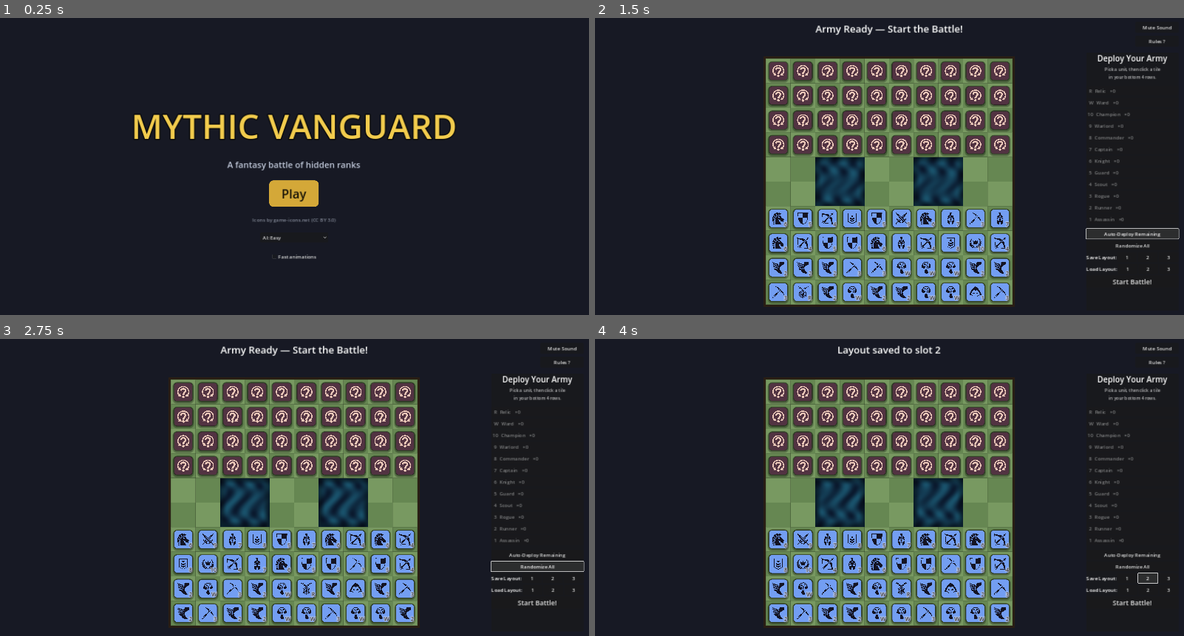
Above: before the commit, frames 1-4 (two rows, left to right).
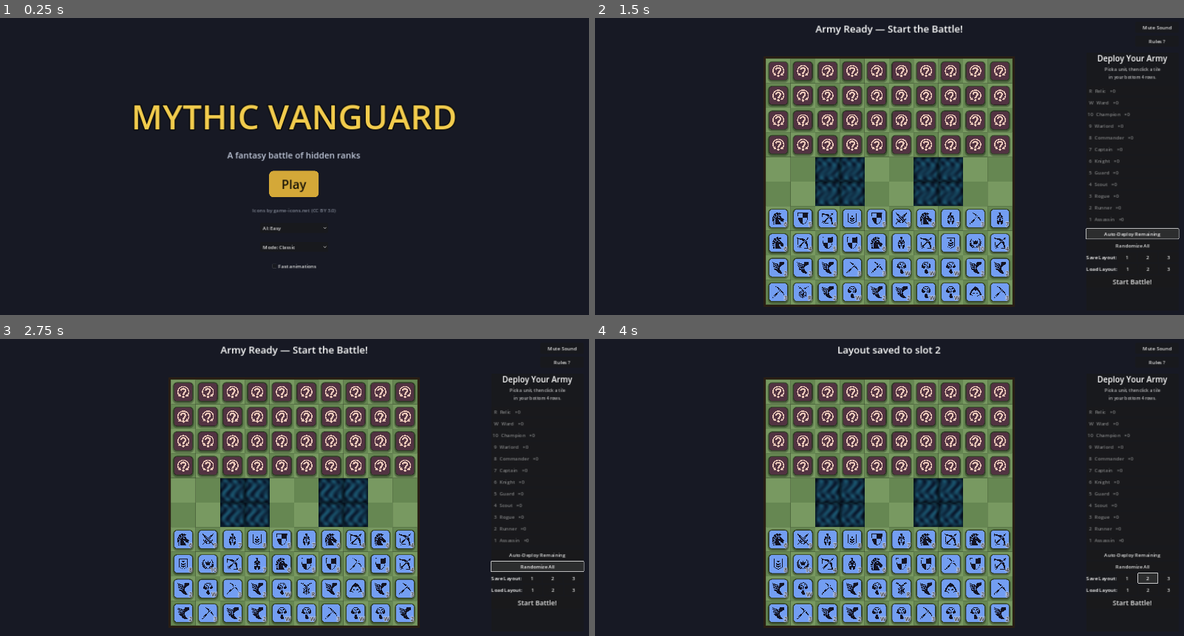
Above: after the commit, the same moments.

Repository: NCSTATEPACK16/MythicVanguard
Game: Godot game, scene res://title.tscn
Two runs of this game, one before a commit and one after it. Both use one fixed random seed, a clock stepped at 60 frames per second and the inputs below.
Inputs:
- Up to frame 1 (0.25 s): no input
- Up to frame 2 (1.5 s): click "Play" at 0.5 s; click "Auto-Deploy Remaining" at 1.25 s
- Up to frame 3 (2.75 s): click "Randomize All" at 2 s
- Up to frame 4 (4 s): click "1" at 2.75 s; click "2" at 3.5 s

The runs differ from the first frame. In frame 1, 4.5% of the frame differs, in the area x 22-78%, y 29-85%; in frame 2, 0.7%; in frame 3, 0.9%; in frame 4, 0.9%.

Commit message:
feat: Blitz mode via parameterized MatchConfig (G2.2)
Board size, deploy rows, chasm layout, roster, and the two-square
rule are no longer constants: main.gd reads a MatchConfig from
GameManager.get_match_config() at startup. Classic (10x10, 40 pieces)
is the default; Blitz is an 8x8, 21-piece, single-center-chasm, no-
two-square-rule variant selectable on the title screen.

- BOARD_SIZE is now a var; deploy ranges use deploy_start_row; the
  roster drives tray/forces/auto-deploy/layout validation.
- Chasm overlays render one shimmer tile per chasm cell (any layout).
- Debug flag --blitz for headless verification.

Classic rulestest still green (30 assertions); a full Blitz aitest
game runs clean end to end.

Co-Authored-By: Claude Opus 4.8 <noreply@anthropic.com>

Diff:
--- a/game_manager.gd
+++ b/game_manager.gd
@@ -37,6 +37,7 @@
 	cfg.set_value("options", "ai_difficulty", ai_difficulty)
 	cfg.set_value("options", "fast_anim", fast_anim)
 	cfg.set_value("options", "muted", muted)
+	cfg.set_value("options", "match_mode", match_mode)
 	cfg.save(SETTINGS_PATH)
 
 func _load_settings():
@@ -45,6 +46,7 @@
 		ai_difficulty = cfg.get_value("options", "ai_difficulty", "easy")
 		fast_anim = cfg.get_value("options", "fast_anim", false)
 		muted = cfg.get_value("options", "muted", false)
+		match_mode = cfg.get_value("options", "match_mode", "classic")
 
 func _ready():
 	_load_settings()
@@ -124,6 +126,50 @@
 	"Assassin": 1
 }
 
+# Reduced roster for the faster Blitz variant (8x8 board, 3 deploy rows).
+const BLITZ_PIECES = {
+	"Relic": 1,
+	"Ward": 3,
+	"Champion": 1,
+	"Warlord": 1,
+	"Commander": 1,
+	"Captain": 1,
+	"Knight": 2,
+	"Guard": 2,
+	"Scout": 2,
+	"Rogue": 2,
+	"Runner": 4,
+	"Assassin": 1
+}
+
+# Which match variant to set up. Persisted with the other options.
+var match_mode: String = "classic"
+
+# Full board/roster/rules description for a match. main.gd reads this at
+# startup instead of the old board-size and roster constants, so variants
+# (Classic, Blitz, and later puzzles) are just different configs.
+func get_match_config() -> Dictionary:
+	if match_mode == "blitz":
+		return {
+			"board_size": 8,
+			"deploy_rows": 3,
+			"pieces": BLITZ_PIECES.duplicate(),
+			"chasms": [Vector2i(3, 3), Vector2i(4, 3), Vector2i(3, 4), Vector2i(4, 4)],
+			"two_square_rule": false,
+		}
+	# Classic (default)
+	var chasms = []
+	for cx in [2, 3, 6, 7]:
+		for cy in [4, 5]:
+			chasms.append(Vector2i(cx, cy))
+	return {
+		"board_size": 10,
+		"deploy_rows": 4,
+		"pieces": REQUIRED_PIECES.duplicate(),
+		"chasms": chasms,
+		"two_square_rule": true,
+	}
+
 const PIECE_ICONS = {
 	"Champion": preload("res://assets/pieces/champion.svg"),
 	"Warlord": preload("res://assets/pieces/warlord.svg"),
--- a/main.gd
+++ b/main.gd
@@ -1,7 +1,14 @@
 extends Node2D
 
 const TILE_SIZE = 80
-const BOARD_SIZE = 10
+# Board size and roster are set from the active MatchConfig in _ready, so the
+# same scene runs Classic (10x10) or Blitz (8x8). Defaults match Classic.
+var BOARD_SIZE: int = 10
+var roster: Dictionary = {}
+var chasm_cells: Array = []
+var deploy_rows: int = 4
+var deploy_start_row: int = 6  # first player-deploy row = BOARD_SIZE - deploy_rows
+var two_square_rule: bool = true
 
 var grid = []
 
@@ -49,6 +56,9 @@
 var _pulse_time: float = 0.0
 
 func _ready():
+	if "--blitz" in OS.get_cmdline_user_args():
+		GameManager.match_mode = "blitz"
+	_apply_match_config()
 	_initialize_grid()
 	_center_camera()
 	_build_chasm_overlays()
@@ -59,7 +69,7 @@
 	_build_rules_overlay()
 	_build_attack_confirm()
 	captured_counts = {GameManager.Team.PLAYER: {}, GameManager.Team.ENEMY: {}}
-	pool_counts = GameManager.REQUIRED_PIECES.duplicate()
+	pool_counts = roster.duplicate()
 	_refresh_tray()
 	_generate_ai_setup()
 	current_turn_label.text = "Deploy Your Army"
@@ -122,13 +132,22 @@
 			await get_tree().process_frame
 		print("[aitest] ai moved: %s -> %s" % [last_move_from, last_move_to])
 
+func _apply_match_config():
+	var cfg = GameManager.get_match_config()
+	BOARD_SIZE = cfg["board_size"]
+	roster = cfg["pieces"]
+	chasm_cells = cfg["chasms"]
+	deploy_rows = cfg["deploy_rows"]
+	deploy_start_row = BOARD_SIZE - deploy_rows
+	two_square_rule = cfg["two_square_rule"]
+
 func _initialize_grid():
 	grid.resize(BOARD_SIZE)
 	for x in range(BOARD_SIZE):
 		grid[x] = []
 		grid[x].resize(BOARD_SIZE)
 		for y in range(BOARD_SIZE):
-			if (x == 2 or x == 3 or x == 6 or x == 7) and (y == 4 or y == 5):
+			if Vector2i(x, y) in chasm_cells:
 				grid[x][y] = "CHASM"
 			else:
 				grid[x][y] = null
@@ -166,12 +185,13 @@
 
 func _build_chasm_overlays():
 	var shader = load("res://chasm.gdshader")
-	for origin in [Vector2(2, 4), Vector2(6, 4)]:
+	# One shimmer tile per chasm cell so any layout is covered.
+	for cell in chasm_cells:
 		var rect = ColorRect.new()
 		rect.material = ShaderMaterial.new()
 		rect.material.shader = shader
-		rect.position = origin * TILE_SIZE
-		rect.size = Vector2(2, 2) * TILE_SIZE
+		rect.position = Vector2(cell) * TILE_SIZE
+		rect.size = Vector2(TILE_SIZE, TILE_SIZE)
 		rect.mouse_filter = Control.MOUSE_FILTER_IGNORE
 		add_child(rect)
 
@@ -212,7 +232,7 @@
 	vbox.add_child(HSeparator.new())
 
 	var group = ButtonGroup.new()
-	for type in GameManager.REQUIRED_PIECES.keys():
+	for type in roster.keys():
 		var btn = Button.new()
 		btn.toggle_mode = true
 		btn.button_group = group
@@ -326,7 +346,7 @@
 	forces_title.add_theme_font_size_override("font_size", 20)
 	vbox.add_child(forces_title)
 
-	for type in GameManager.REQUIRED_PIECES.keys():
+	for type in roster.keys():
 		var row = Label.new()
 		row.add_theme_font_size_override("font_size", 16)
 		vbox.add_child(row)
@@ -363,7 +383,7 @@
 
 func _refresh_forces():
 	for type in forces_labels.keys():
-		var total = GameManager.REQUIRED_PIECES[type]
+		var total = roster[type]
 		var mine = total - captured_counts[GameManager.Team.PLAYER].get(type, 0)
 		var foes = total - captured_counts[GameManager.Team.ENEMY].get(type, 0)
 		forces_labels[type].text = "%2s %-10s %d / %d" % [_rank_display(type), type, mine, foes]
@@ -641,7 +661,7 @@
 	# During setup, show the player's deployable zone
 	if GameManager.current_state == GameManager.GameState.SETUP:
 		for x in range(BOARD_SIZE):
-			for y in range(6, BOARD_SIZE):
+			for y in range(deploy_start_row, BOARD_SIZE):
 				if _piece_at(Vector2i(x, y)) == null:
 					var rect = Rect2(x * TILE_SIZE, y * TILE_SIZE, TILE_SIZE, TILE_SIZE)
 					draw_rect(rect, Color(0.35, 0.55, 0.95, 0.18))
@@ -712,10 +732,16 @@
 	_refresh_tray()
 	queue_redraw()
 
+func _roster_total() -> int:
+	var t = 0
+	for c in roster.values():
+		t += c
+	return t
+
 func _player_deploy_positions() -> Array:
 	var empty = []
 	for x in range(BOARD_SIZE):
-		for y in range(6, BOARD_SIZE):
+		for y in range(deploy_start_row, BOARD_SIZE):
 			if grid[x][y] == null:
 				empty.append(Vector2i(x, y))
 	return empty
@@ -726,7 +752,7 @@
 	var back = []
 	var front = []
 	for pos in empty:
-		if pos.y >= 8:
+		if pos.y >= BOARD_SIZE - 2:
 			back.append(pos)
 		else:
 			front.append(pos)
@@ -762,12 +788,12 @@
 
 func _on_randomize_pressed():
 	for x in range(BOARD_SIZE):
-		for y in range(6, BOARD_SIZE):
+		for y in range(deploy_start_row, BOARD_SIZE):
 			var piece = _piece_at(Vector2i(x, y))
 			if piece and piece.data.team == GameManager.Team.PLAYER:
 				grid[x][y] = null
 				piece.queue_free()
-	pool_counts = GameManager.REQUIRED_PIECES.duplicate()
+	pool_counts = roster.duplicate()
 	_on_auto_deploy_pressed()
 
 const LAYOUTS_PATH = "user://layouts.cfg"
@@ -775,12 +801,13 @@
 func _save_layout(slot: int):
 	var pieces = []
 	for x in range(BOARD_SIZE):
-		for y in range(6, BOARD_SIZE):
+		for y in range(deploy_start_row, BOARD_SIZE):
 			var piece = _piece_at(Vector2i(x, y))
 			if piece and piece.data.team == GameManager.Team.PLAYER:
 				pieces.append({"type": piece.data.type, "x": x, "y": y})
-	if pieces.size() != 40:
-		current_turn_label.text = "Place all 40 pieces before saving"
+	var total = _roster_total()
+	if pieces.size() != total:
+		current_turn_label.text = "Place all %d pieces before saving" % total
 		return
 	var cfg = ConfigFile.new()
 	cfg.load(LAYOUTS_PATH)  # ignore error: file may not exist yet
@@ -797,23 +824,23 @@
 	# Validate: exact required counts, all in bottom 4 rows, unique tiles.
 	var counts = {}
 	var seen = {}
-	var valid = pieces.size() == 40
+	var valid = pieces.size() == _roster_total()
 	for entry in pieces:
 		var pos = Vector2i(entry["x"], entry["y"])
-		if not _in_bounds(pos) or pos.y < 6 or seen.has(pos):
+		if not _in_bounds(pos) or pos.y < deploy_start_row or seen.has(pos):
 			valid = false
 			break
 		seen[pos] = true
 		counts[entry["type"]] = counts.get(entry["type"], 0) + 1
 	if valid:
-		for type in GameManager.REQUIRED_PIECES.keys():
-			if counts.get(type, 0) != GameManager.REQUIRED_PIECES[type]:
+		for type in roster.keys():
+			if counts.get(type, 0) != roster[type]:
 				valid = false
 	if not valid:
 		current_turn_label.text = "Slot %d is empty or invalid" % slot
 		return
 	for x in range(BOARD_SIZE):
-		for y in range(6, BOARD_SIZE):
+		for y in range(deploy_start_row, BOARD_SIZE):
 			var piece = _piece_at(Vector2i(x, y))
 			if piece and piece.data.team == GameManager.Team.PLAYER:
 				grid[x][y] = null
@@ -842,15 +869,17 @@
 func _generate_ai_setup():
 	var available_positions = []
 	for x in range(BOARD_SIZE):
-		for y in range(4):
+		for y in range(deploy_rows):
 			available_positions.append(Vector2i(x, y))
 
 	available_positions.shuffle()
 
+	# Enemy back rows (Relic + Wards) are the top ~2 rows of its zone.
+	var back_limit = maxi(0, deploy_rows - 3)
 	var back_positions = []
 	var front_positions = []
 	for pos in available_positions:
-		if pos.y <= 1:
+		if pos.y <= back_limit:
 			back_positions.append(pos)
 		else:
 			front_positions.append(pos)
@@ -866,12 +895,12 @@
 		_spawn_piece(GameManager.Team.ENEMY, type, pos)
 
 	place_piece.call("Relic", true)
-	for i in range(GameManager.REQUIRED_PIECES["Ward"]):
+	for i in range(roster["Ward"]):
 		place_piece.call("Ward", true)
 
-	for type in GameManager.REQUIRED_PIECES.keys():
+	for type in roster.keys():
 		if type != "Relic" and type != "Ward":
-			for i in range(GameManager.REQUIRED_PIECES[type]):
+			for i in range(roster[type]):
 				place_piece.call(type, false)
 
 func _on_piece_dropped(piece):
@@ -966,9 +995,10 @@
 				else:
 					moves.append(current_check)
 
-	var banned = _banned_square(piece)
-	if banned.x >= 0:
-		moves.erase(banned)
+	if two_square_rule:
+		var banned = _banned_square(piece)
+		if banned.x >= 0:
+			moves.erase(banned)
 	return moves
 
 func _team_has_moves(team) -> bool:
--- a/title.gd
+++ b/title.gd
@@ -24,6 +24,18 @@
 		GameManager.ai_difficulty = difficulties[idx]
 		GameManager.save_settings())
 	$CenterBox.add_child(diff)
+
+	var mode = OptionButton.new()
+	mode.size_flags_horizontal = Control.SIZE_SHRINK_CENTER
+	mode.custom_minimum_size = Vector2(220, 0)
+	var modes = ["classic", "blitz"]
+	mode.add_item("Mode: Classic")
+	mode.add_item("Mode: Blitz")
+	mode.selected = maxi(0, modes.find(GameManager.match_mode))
+	mode.item_selected.connect(func(idx):
+		GameManager.match_mode = modes[idx]
+		GameManager.save_settings())
+	$CenterBox.add_child(mode)
 
 	var fast = CheckBox.new()
 	fast.size_flags_horizontal = Control.SIZE_SHRINK_CENTER
